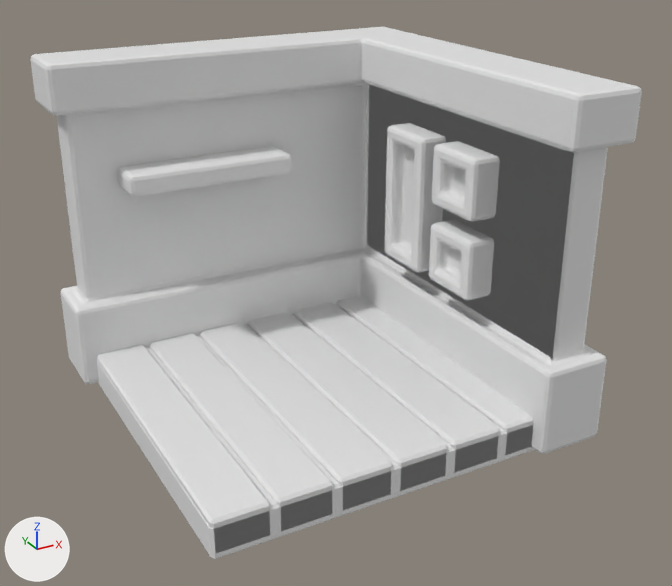
What one commit did to the Blender file public/bedroom.blend.
Rendered twice from a 50 mm camera at (-2.19, -4.36, 2.73) aimed at (0.19, -0.04, 0.57). The lights are fixed; the arrows at lower left show +X, +Y and +Z.
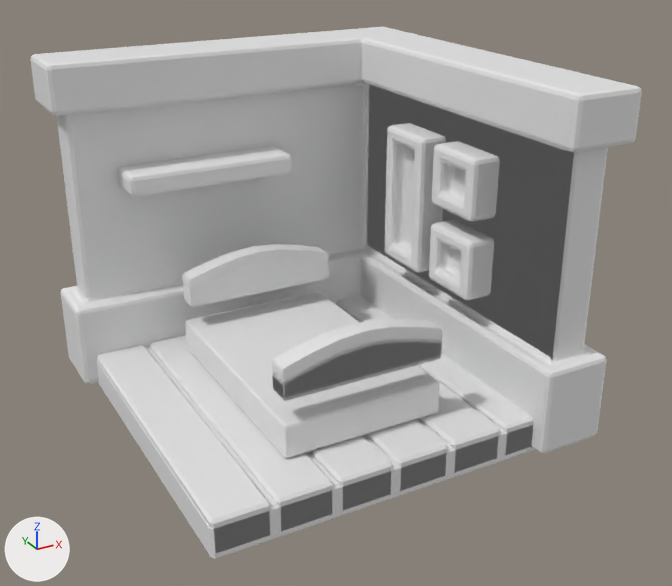
Commit message: main: update bedroom blender

Boxes [x1, y1, x2, y2] around the edits, measured in the pictures (672 x 586 px):
'Plane.002', added
    after: [185, 292, 440, 458]
'Plane.003', added
    after: [272, 319, 442, 401]
'Plane.005', added
    after: [182, 244, 329, 307]
'Plane.004', added
    after: [283, 341, 442, 401]

The change, as a list of edits to the scene's bpy script:
```text
Add me_plane_021:
    me_plane_021.from_pydata(...)  # 70 vertices, 58 faces; spans x -1.0..1.0, y -1.0..1.06, z 0.0..0.28
Add me_plane_020:
    me_plane_020.from_pydata(...)  # 28 vertices, 26 faces; spans x -1.0..1.0, y -1.0..1.0, z 0.0..0.21
Add me_plane_019:
    me_plane_019.from_pydata(...)  # 56 vertices, 52 faces; spans x -1.0..1.0, y -1.0..1.06, z 0.0..0.28
Add ob_plane_005:
    ob_plane_005 = bpy.data.objects.new('Plane.005', me_plane_021)
    ob_plane_005.location = (0.0, 0.633, 0.373)
    ob_plane_005.scale = (0.474, 0.0627, 1.0)
    _m = ob_plane_005.modifiers.new('Bevel', 'BEVEL')
    _m.width = 0.02
    _m.width_pct = 0.02
    _m.segments = 2
Add ob_plane_004:
    ob_plane_004 = bpy.data.objects.new('Plane.004', me_plane_020)
    ob_plane_004.location = (0.0, -0.648, 0.373)
    ob_plane_004.scale = (0.474, 0.0627, 1.0)
    _m = ob_plane_004.modifiers.new('Bevel', 'BEVEL')
    _m.width = 0.02
    _m.width_pct = 0.02
    _m.segments = 2
Add ob_plane_003:
    ob_plane_003 = bpy.data.objects.new('Plane.003', me_plane_019)
    ob_plane_003.location = (0.0, -0.648, 0.373)
    ob_plane_003.scale = (0.474, 0.0627, 1.0)
    _m = ob_plane_003.modifiers.new('Bevel', 'BEVEL')
    _m.width = 0.02
    _m.width_pct = 0.02
    _m.segments = 2
Add ob_plane_002:
    ob_plane_002 = bpy.data.objects.new('Plane.002', me_plane.copy())  # the mesh of ob_plane
    ob_plane_002.location = (0.0, 0.0, 0.233)
    ob_plane_002.scale = (0.474, 0.714, 1.0)
    _m = ob_plane_002.modifiers.new('Solidify', 'SOLIDIFY')
    _m.thickness = 0.2
    _m = ob_plane_002.modifiers.new('Bevel', 'BEVEL')
    _m.width = 0.02
    _m.width_pct = 0.02
    _m.segments = 2
```
